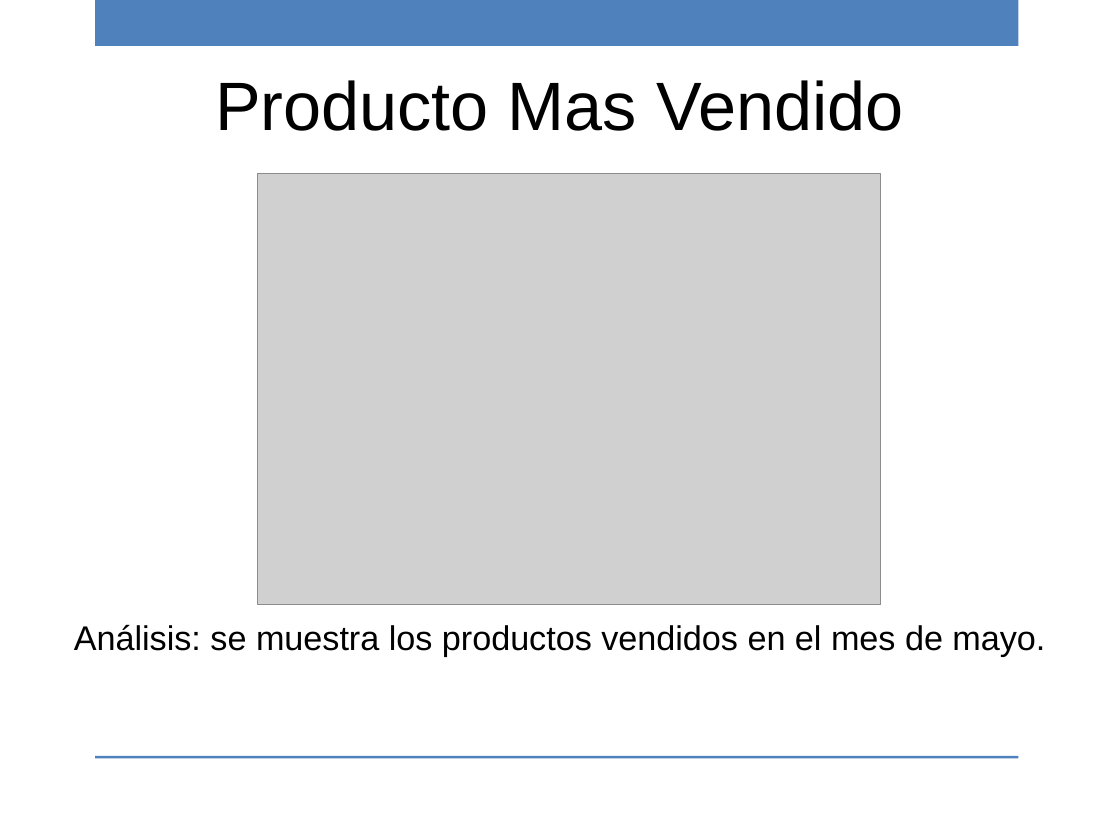
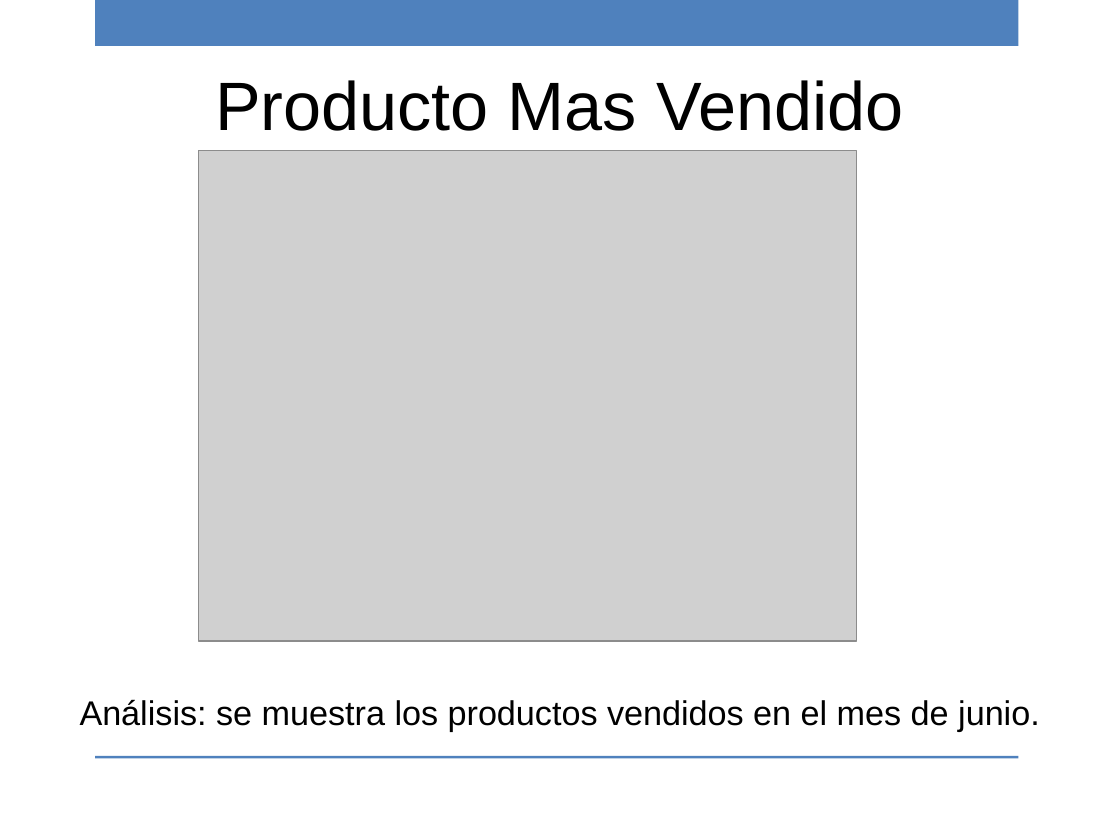
Before and after one commit to ricardo-novelasos/SOSQTP, a slide deck: slide 20 of Proyectos/2016/Métricas y monitoreo/Reporte_monitoreo_2016.pptx. Drawn at 1120x840 pixels with LibreOffice and Linux fonts; fonts in the diff are those of the drawing; grey boxes stand for pictures; background and template pictures are left out. Boxes give left, top, right and bottom in pixels: in the first picture for what was removed or moved away, otherwise in the second. Text is boxed around its words. In the diff, an @@ line names an element or a change of style, - is before the commit and + after.

Commit message:
Reporte de monitores mes de junio

```diff
--- a/Proyectos/2016/Métricas y monitoreo/Reporte_monitoreo_2016.pptx
+++ b/Proyectos/2016/Métricas y monitoreo/Reporte_monitoreo_2016.pptx
@@ picture: place and size @@
-picture at <box>258,174,880,605</box>
+picture at <box>199,150,857,641</box>
@@ text at <box>80,699,1040,732</box>: text changed @@
-Análisis: se muestra los productos vendidos en el mes de mayo.
+Análisis: se muestra los productos vendidos en el mes de junio.
```
Also in this commit, not shown: 18 other slides changed, 2 slides added, 2 slides removed, 2 other files.
